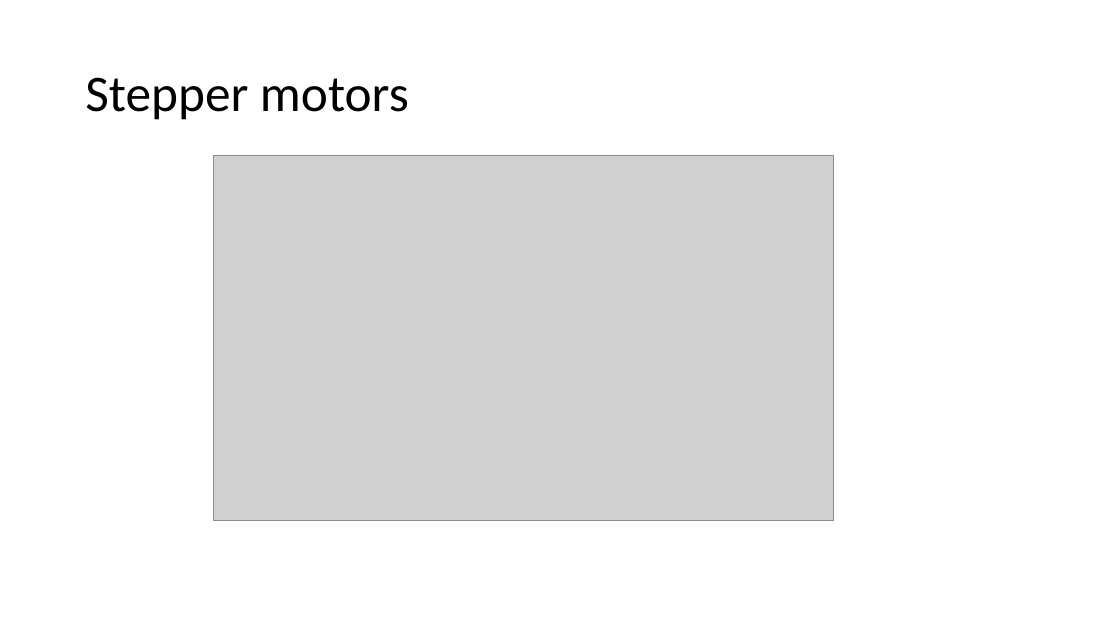
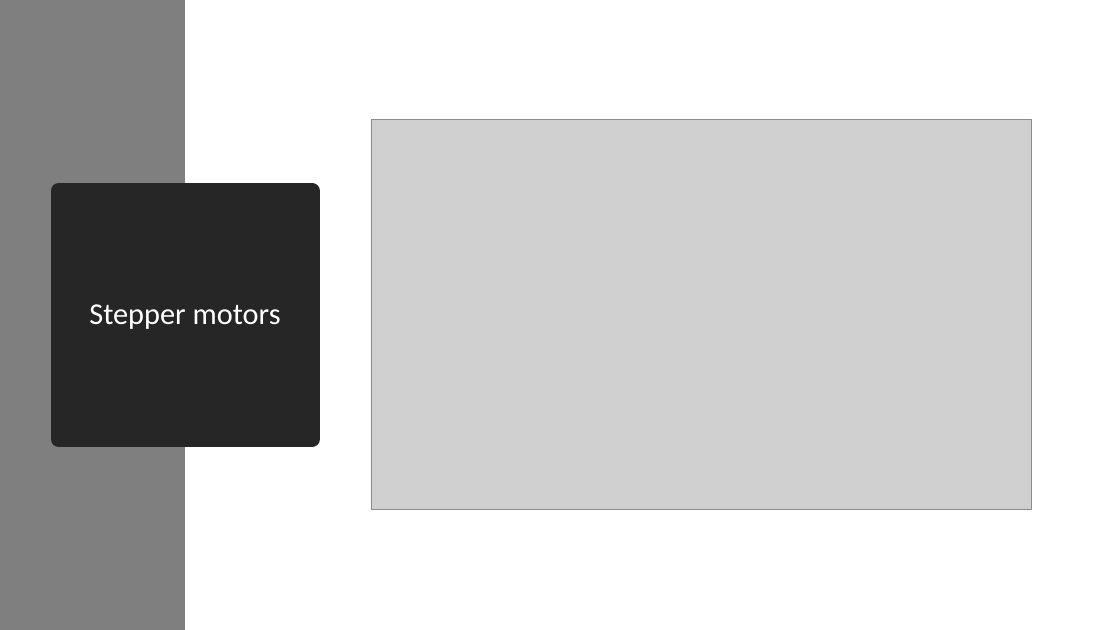
Before and after one commit to AkazeX/GEM, a slide deck: slide 9 of 999_Präsentation/PPP/GEM.pptx. Drawn at 1120x630 pixels with LibreOffice and Linux fonts; fonts in the diff are those of the drawing; grey boxes stand for pictures. Boxes give left, top, right and bottom in pixels: in the first picture for what was removed or moved away, otherwise in the second. Text is boxed around its words. In the diff, an @@ line names an element or a change of style, - is before the commit and + after.

```diff
--- a/999_Präsentation/PPP/GEM.pptx
+++ b/999_Präsentation/PPP/GEM.pptx
@@ rectangle added at (x1=0, y1=0, x2=185, y2=630), fill #7F7F7F @@
@@ picture resized from (x1=213, y1=155, x2=834, y2=521) to (x1=371, y1=120, x2=1032, y2=511) @@
@@ title "Stepper motors" resized from (x1=85, y1=77, x2=409, y2=120) to (x1=59, y1=191, x2=312, y2=439) @@
@@ title "Stepper motors" at (x1=59, y1=191, x2=312, y2=439): size 44 to 26 pt, text colour #000000 to #FFFFFF; alignment left to centre; fill none to #262626; outline none to #262626 13.75 pt @@
```
Also in this commit, not shown: 8 other slides changed, 6 slides added, 2 slides removed, 5 other files.
